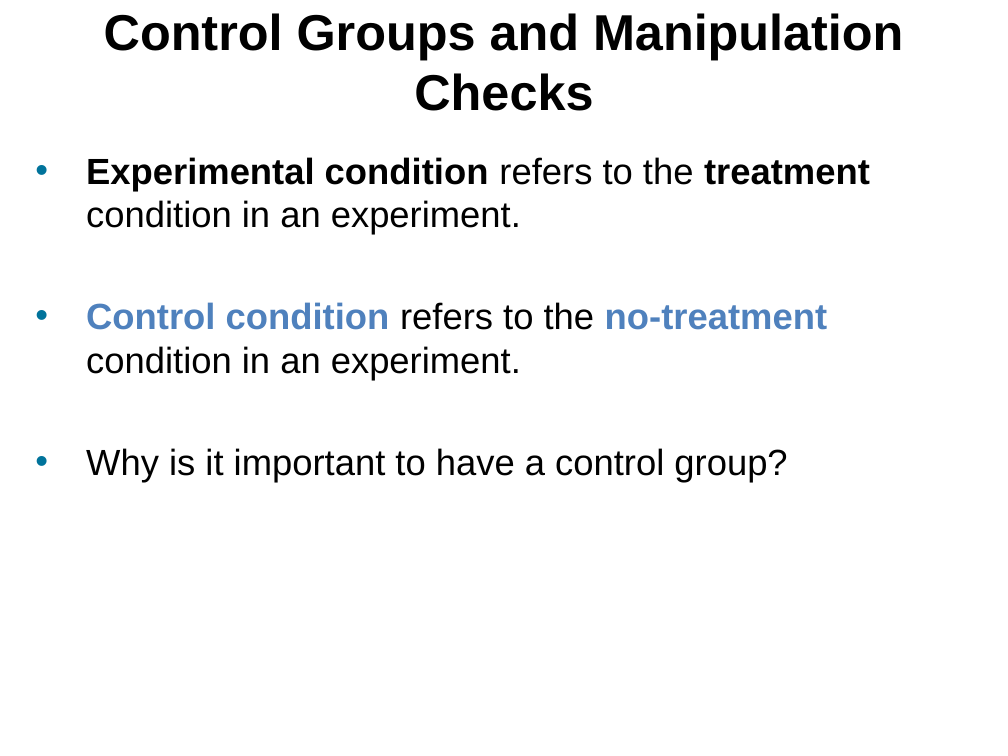
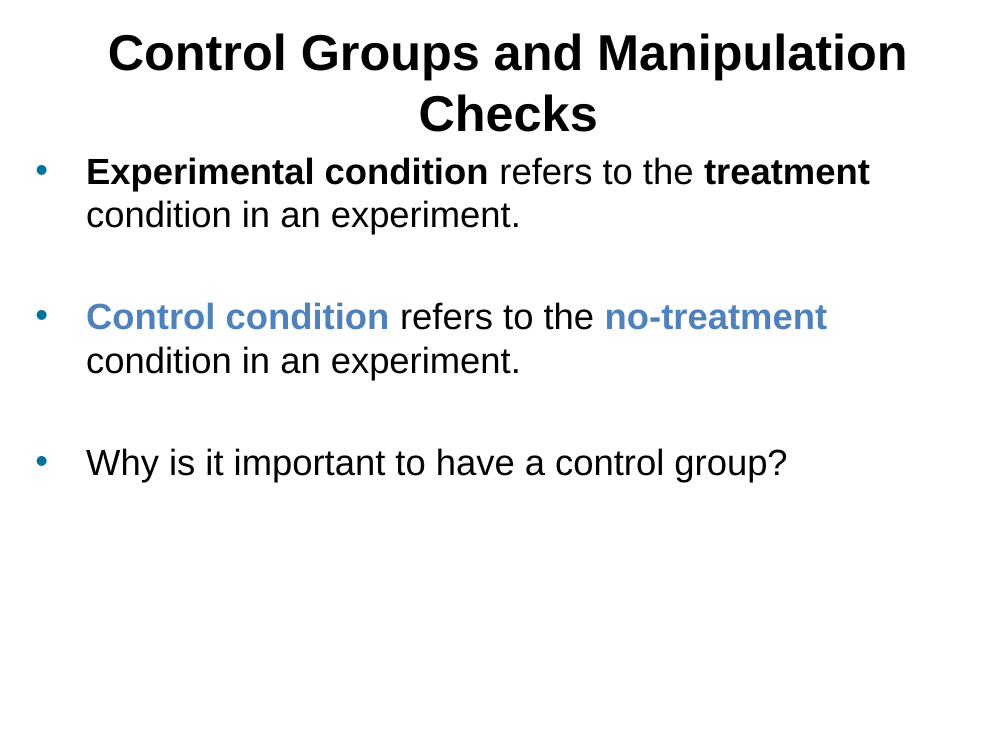
Before and after one commit to npm27/Teaching-Materials, a slide deck: slide 27 of Research Methods/Slides/Chapter 7.pptx. Drawn at 1008x756 pixels with LibreOffice and Linux fonts; fonts in the diff are those of the drawing. Boxes give left, top, right and bottom in pixels: in the first picture for what was removed or moved away, otherwise in the second. Text is boxed around its words. In the diff, an @@ line names an element or a change of style, - is before the commit and + after.

```diff
--- a/Research Methods/Slides/Chapter 7.pptx
+++ b/Research Methods/Slides/Chapter 7.pptx
@@ title "Control Groups and Manipulation Checks": place and size @@
-title "Control Groups and Manipulation Checks" at (104,13,903,111)
+title "Control Groups and Manipulation Checks" at (108,33,907,132)
```
Also in this commit, not shown: 8 other slides changed.
